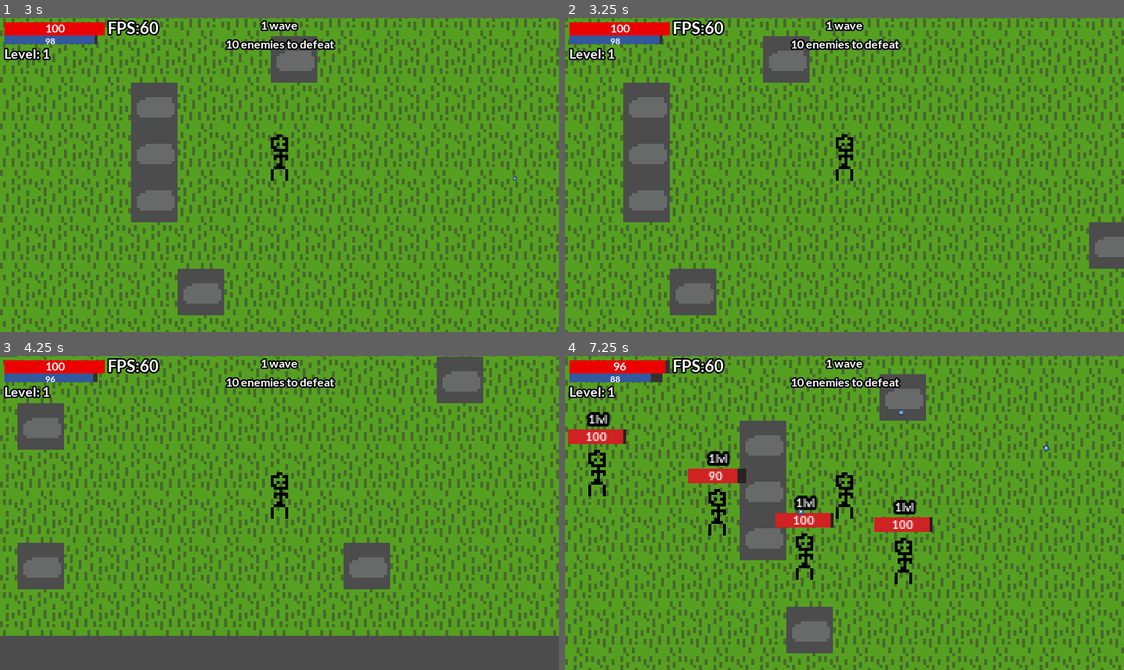
Above: before the commit, frames 1-4 (two rows, left to right).
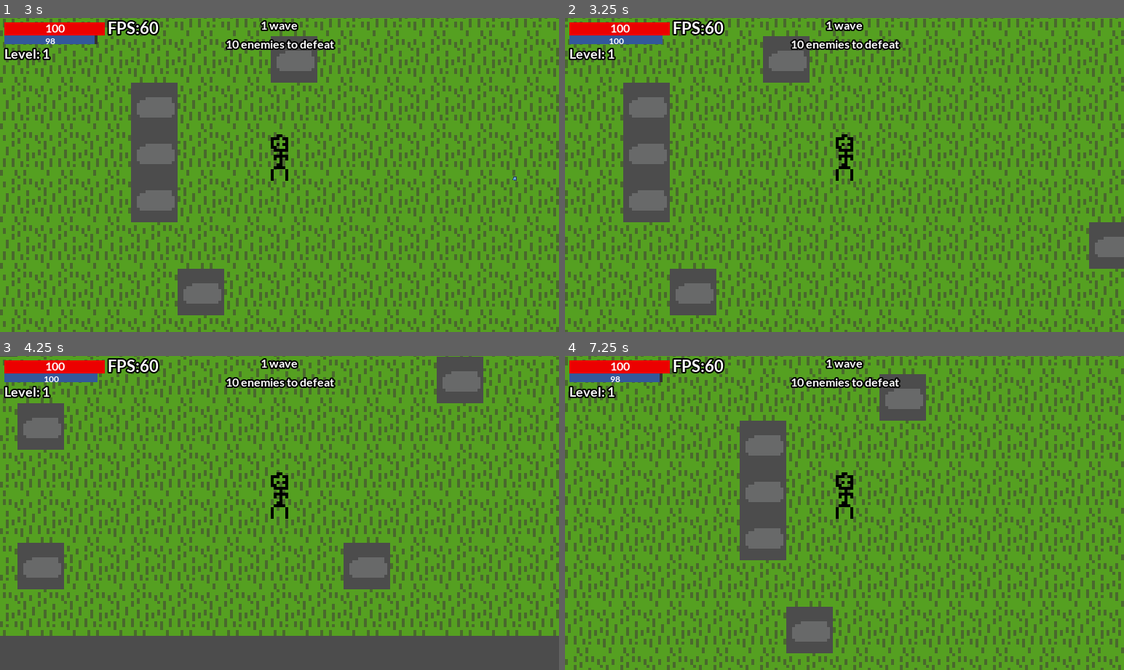
Above: after the commit, the same moments.

Repository: lolo111channel/TheMagicOfMonster
Game: Godot game, scene res://Levels/MainMenu.tscn
Same seed, same stepped clock (60 frames per second), same inputs: the game is played once before the commit and once after it. The engine's default icon, where the game draws it, is replaced by a stand-in: a white triangle on a blue panel in a dark square.
Inputs (mouse positions are in pixels of both pictures, inside the frame that each line leads up to):
- Up to frame 1 (3 s): click "Play" at 0.5 s; click "Play" at 1.25 s; click "Play" at 2 s; tap Enter at 2.75 s; move the mouse to (402, 159) at 2.77 s; press the mouse at (402, 159) at 2.78 s; hold D (Right) from 2.78 s (still down)
- Up to frame 2 (3.25 s): keep holding D (Right)
- Up to frame 3 (4.25 s): move the mouse to (167, 528) at 3.52 s; release D (Right) at 3.53 s; release the mouse at (167, 528) at 3.53 s; hold S (Backward) from 3.53 s (still down); click (167, 528) at 3.6 s
- Up to frame 4 (7.25 s): move the mouse to (900, 443) at 4.27 s; release S (Backward) at 4.28 s; press the mouse at (900, 443) at 4.28 s; hold D (Right) 4.28-5.03 s; move the mouse to (816, 575) at 5.02 s; release the mouse at (816, 575) at 5.03 s; hold W (Forward) 5.03-5.78 s; click (816, 575) at 5.1 s; move the mouse to (1012, 560) at 5.77 s; press the mouse at (1012, 560) at 5.78 s; hold A (Left) from 5.78 s (still down); move the mouse to (676, 465) at 6.52 s; release the mouse at (676, 465) at 6.53 s; click (676, 465) at 6.6 s

Frame 1 is identical in both runs. In frame 2, less than 0.1% of the frame differs, in the area x 7-18%, y 5-9%; in frame 3, less than 0.1%; in frame 4, 3.7%, in the area x 0-87%, y 1-73%.

Commit message:
winszajs

Diff:
--- a/Prefabs/Player.tscn
+++ b/Prefabs/Player.tscn
@@ -1,10 +1,11 @@
-[gd_scene load_steps=14 format=2]
+[gd_scene load_steps=16 format=2]
 
 [ext_resource path="res://Graphics/TestGraphics/TestPlayer.png" type="Texture" id=1]
 [ext_resource path="res://Prefabs/FPS_counter.tscn" type="PackedScene" id=2]
 [ext_resource path="res://Scripts/Player/Player.gd" type="Script" id=3]
 [ext_resource path="res://Prefabs/Shooting.tscn" type="PackedScene" id=4]
 [ext_resource path="res://Graphics/Fonts/Lato-Bold.ttf" type="DynamicFontData" id=5]
+[ext_resource path="res://Scripts/Player/DeathInterface.gd" type="Script" id=6]
 
 [sub_resource type="RectangleShape2D" id=1]
 extents = Vector2( 3.44471, 2.46413 )
@@ -32,7 +33,11 @@
 outline_color = Color( 0, 0, 0, 1 )
 font_data = ExtResource( 5 )
 
-[sub_resource type="RectangleShape2D" id=8]
+[sub_resource type="DynamicFont" id=8]
+size = 18
+font_data = ExtResource( 5 )
+
+[sub_resource type="RectangleShape2D" id=9]
 extents = Vector2( 4.32675, 9.24269 )
 
 [node name="Player" type="KinematicBody2D" groups=[
@@ -121,13 +126,52 @@
 }
 
 [node name="DeathInterface" type="Control" parent="Canvas"]
+pause_mode = 2
+visible = false
 margin_right = 384.0
 margin_bottom = 216.0
+script = ExtResource( 6 )
+__meta__ = {
+"_edit_use_anchors_": false
+}
+
+[node name="CenterContainer" type="CenterContainer" parent="Canvas/DeathInterface"]
+margin_right = 384.0
+margin_bottom = 216.0
+__meta__ = {
+"_edit_use_anchors_": false
+}
+
+[node name="GridContainer" type="GridContainer" parent="Canvas/DeathInterface/CenterContainer"]
+margin_left = 118.0
+margin_top = 94.0
+margin_right = 266.0
+margin_bottom = 122.0
+columns = 2
+
+[node name="Restart" type="Button" parent="Canvas/DeathInterface/CenterContainer/GridContainer"]
+margin_right = 72.0
+margin_bottom = 28.0
+rect_min_size = Vector2( 72, 28 )
+custom_fonts/font = SubResource( 8 )
+text = "Restart"
+__meta__ = {
+"_edit_use_anchors_": false
+}
+
+[node name="Menu" type="Button" parent="Canvas/DeathInterface/CenterContainer/GridContainer"]
+margin_left = 76.0
+margin_right = 148.0
+margin_bottom = 28.0
+rect_min_size = Vector2( 72, 28 )
+custom_fonts/font = SubResource( 8 )
+text = "Menu"
 __meta__ = {
 "_edit_use_anchors_": false
 }
 
 [node name="Shooting" parent="." instance=ExtResource( 4 )]
+visible = false
 position = Vector2( 0.529739, -10.092 )
 
 [node name="point" parent="Shooting" index="0"]
@@ -143,8 +187,14 @@
 
 [node name="CollisionShape2D" type="CollisionShape2D" parent="Area2D"]
 position = Vector2( 0, -6 )
-shape = SubResource( 8 )
-
+shape = SubResource( 9 )
+
+[node name="mana_regeneration" type="Timer" parent="."]
+autostart = true
+
+[connection signal="pressed" from="Canvas/DeathInterface/CenterContainer/GridContainer/Restart" to="Canvas/DeathInterface" method="_on_Restart_pressed"]
+[connection signal="pressed" from="Canvas/DeathInterface/CenterContainer/GridContainer/Menu" to="Canvas/DeathInterface" method="_on_Menu_pressed"]
 [connection signal="body_entered" from="Area2D" to="." method="_on_Area2D_body_entered"]
+[connection signal="timeout" from="mana_regeneration" to="." method="_on_mana_regeneration_timeout"]
 
 [editable path="Shooting"]
--- a/Scripts/AI.gd
+++ b/Scripts/AI.gd
@@ -22,6 +22,6 @@
 			path.pop_front()
 
 
-func generate_path():
+func generate_path(position):
 	if (navigation != null):
-		path = navigation.get_simple_path(get_parent().global_position,Global.player.global_position,false)
+		path = navigation.get_simple_path(get_parent().global_position,position,false)
--- a/Scripts/Enemy/Enemy.gd
+++ b/Scripts/Enemy/Enemy.gd
@@ -8,6 +8,7 @@
 onready var shooting:Shooting = $Shooting
 onready var timer:Timer = $Timer
 
+
 var distance: float
 var health:int = 100
 var attack:int
@@ -17,9 +18,15 @@
 var rng:RandomNumberGenerator = RandomNumberGenerator.new()
 var manager:GameManager
 
+var cooldown:float = 3
+
+var target_position:Vector2 = Vector2()
+
 func _ready():
+	rng.randomize()
+
 	manager = get_tree().get_nodes_in_group("Manager")[0]
-	level = manager.wave
+	level = rng.randi_range(manager.wave, manager.wave + 2)
 
 	ai.speed = speed
 	health = level * 100
@@ -33,17 +40,24 @@
 	$ProgressBar.value = health
 	$ProgressBar/Label.text = str(health)
 
+	cooldown = 3/level
+
 	death_system()
 
 func _physics_process(delta):
 	if(Global.player):
-		ai.generate_path()
+		ai.generate_path(target_position)
 		ai.navigate()
+
 
 
 	shooting.position_to_look_at = Global.player.global_position
 	distance = global_position.distance_to(Global.player.global_position)
-	if(distance > 30):
+
+
+	if(distance >= 30):
+		move()
+	elif(distance < 30):
 		move()
 
 
@@ -69,6 +83,8 @@
 			get_parent().add_child(b)
 		manager.everyone_eniemies -= 1
 		Global.player.experience += 20
+
+		Global.coins += 25
 		queue_free()
 
 
@@ -76,9 +92,10 @@
 func _on_Area2D_body_entered(body):
 	if (body.is_in_group("Bullet")):
 		health -= body.attack
+		Global.coins += 5
 		body.queue_free()
 
 
 func _on_Timer_timeout():
 	isShot = true
-	timer.start(1)
+	timer.start(cooldown)
--- a/Scripts/Global.gd
+++ b/Scripts/Global.gd
@@ -2,7 +2,7 @@
 
 var lang:String = "eng"
 var player:Player = null
-
+var coins:int = 0
 
 func list_files_in_directory(path):
 	var files = []
--- a/Scripts/Manager.gd
+++ b/Scripts/Manager.gd
@@ -20,6 +20,7 @@
 
 	$CanvasLayer/Label.text = str(wave) +" wave \n" + str(everyone_eniemies) +" enemies to defeat"
 
+	print(Global.coins)
 
 	if(everyone_eniemies <= 0):
 		wave+=1
--- /dev/null
+++ b/Scripts/Player/DeathInterface.gd
@@ -0,0 +1,15 @@
+extends Control
+
+
+
+
+
+func _on_Menu_pressed():
+	get_tree().paused = false
+	get_tree().change_scene("res://Levels/MainMenu.tscn")
+
+
+
+func _on_Restart_pressed():
+	get_tree().paused = false
+	get_tree().reload_current_scene()
--- a/Scripts/Player/Player.gd
+++ b/Scripts/Player/Player.gd
@@ -23,23 +23,32 @@
 onready var mana_bar:ProgressBar = $Canvas/ManaBar
 
 
+var attack_time: float = 0
+var max_attack_time:float = 0.5
+
 
 func _ready():
 	Global.player = self
 
 func _process(delta):
+	attack_time += delta
+
 	update_UI()
 
 	health = clamp(health,0,max_health)
 	mana = clamp(mana,0,max_mana)
 
 	shooting.position_to_look_at = get_global_mouse_position()
-	if(Input.is_action_just_pressed("Shot") and mana >= mana_cost):
+	if(Input.is_action_pressed("Shot") and mana >= mana_cost and attack_time >= max_attack_time):
 		shooting.attack = level * 10
 		shooting.shot()
 		mana -= mana_cost
+		attack_time = 0
 
 	level_up()
+
+	if(health <= 0):
+		death_system()
 
 
 func _physics_process(delta):
@@ -84,7 +93,22 @@
 	health = max_health
 	mana = max_mana
 
+func death_system():
+	$CollisionShape2D.disabled = true
+	$Sprite.texture = null
+	$Canvas/DeathInterface.visible = true
+
+	get_tree().paused = true
+
+	pass
+
+
 func _on_Area2D_body_entered(body):
 	if(body.is_in_group("EnemyBullet")):
 		health -= body.attack
 		body.queue_free()
+
+
+func _on_mana_regeneration_timeout():
+	mana += 2
+	$mana_regeneration.start(1)
--- a/Scripts/Spawner.gd
+++ b/Scripts/Spawner.gd
@@ -14,7 +14,7 @@
 
 func _physics_process(delta):
 	time += delta
-	if time > 1:
+	if time > 2:
 		spawn_enemies()
 		time = 0
 	pass
